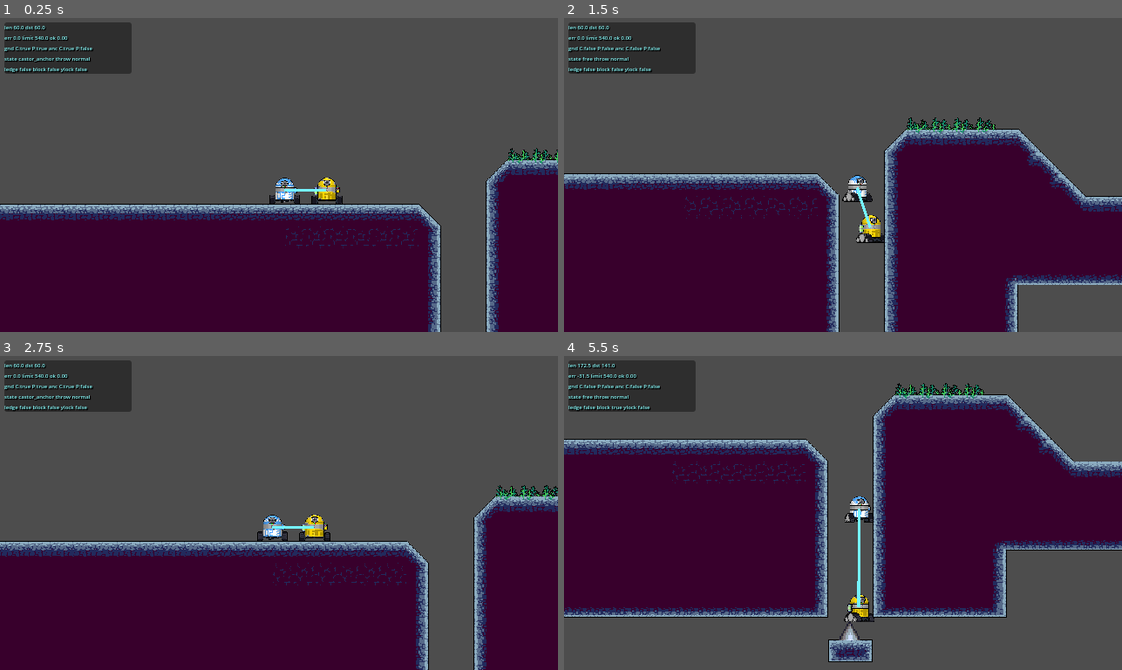
Above: before the commit, frames 1-4 (two rows, left to right).
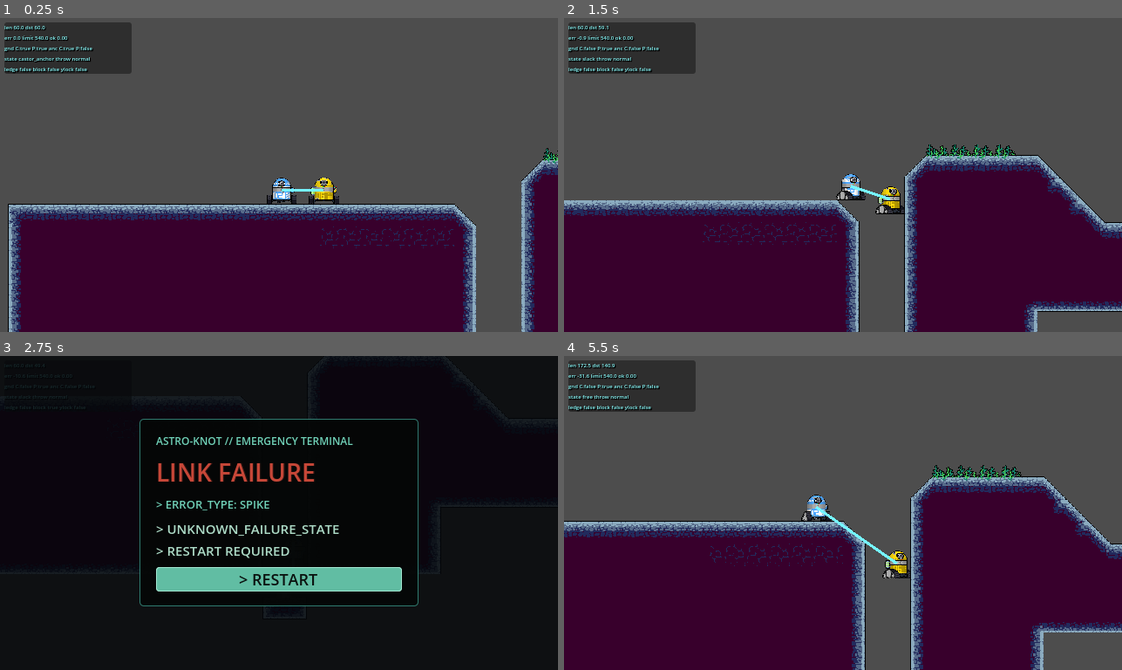
Above: after the commit, the same moments.

Repository: Bakwan-Company/Astro-Knot
Game: Godot game, scene res://levels/level_2/Level2.tscn
The game is run twice, just before and just after one commit, with the same random seed, the same clock (stepped at 60 frames per second) and the same inputs. This scene is started directly instead of the project's main scene.
Inputs (mouse positions are in pixels of both pictures, inside the frame that each line leads up to):
- Up to frame 1 (0.25 s): no input
- Up to frame 2 (1.5 s): tap Enter (ui_accept) at 0.5 s; hold S (aim_down) 0.53-1.28 s; hold D (move_right) from 0.53 s (still down); tap Space (jump) at 0.77 s; tap W (aim_up) at 1.35 s
- Up to frame 3 (2.75 s): tap Space (jump) at 1.52 s; release D (move_right) at 2 s; click (279, 578) at 2 s, where only the run before the commit has a clickable "> RESTART"
- Up to frame 4 (5.5 s): click (843, 578) at 2.75 s, where only the run after the commit has a clickable "> RESTART"; hold A (move_left) 3.53-4.28 s; hold F (interact) 3.53-4.28 s; hold D (move_right) from 4.28 s (still down); tap Q (reel_in) at 4.35 s; tap Space (jump) at 4.52, 5.27 s; hold E (reel_out) from 5.03 s (still down)

The runs differ from the first frame. In frame 1, 12% of the frame differs, in the area x 0-100%, y 41-100%; in frame 2, 20%; in frame 3, 99%, in the area x 0-100%, y 0-100%; in frame 4, 54%.

Commit message:
use updated door sprite on door scnee

Diff:
--- a/interactables/door/door.tscn
+++ b/interactables/door/door.tscn
@@ -6,7 +6,7 @@
 [ext_resource type="Texture2D" uid="uid://b38bour4sfmeh" path="res://asset/Interactables and Hazards/door_open.png" id="4_open"]
 
 [sub_resource type="RectangleShape2D" id="RectangleShape2D_door"]
-size = Vector2(25, 75)
+size = Vector2(32, 64)
 
 [sub_resource type="SpriteFrames" id="SpriteFrames_door"]
 animations = [{
@@ -59,7 +59,7 @@
 script = ExtResource("1_rixxk")
 
 [node name="CollisionShape2D" type="CollisionShape2D" parent="." unique_id=1187053215]
-position = Vector2(-3.5, -8.5)
+position = Vector2(0, -5)
 shape = SubResource("RectangleShape2D_door")
 
 [node name="AnimatedSprite2D" type="AnimatedSprite2D" parent="." unique_id=1713347493]
--- a/levels/level_2/Level2.tscn
+++ b/levels/level_2/Level2.tscn
@@ -148,10 +148,10 @@
 position = Vector2(1383, 499)
 
 [node name="Castor" parent="." unique_id=975424275 instance=ExtResource("1_ks41y")]
-position = Vector2(268, 21)
+position = Vector2(210, 23)
 
 [node name="Pollux" parent="." unique_id=1878608427 instance=ExtResource("2_747xn")]
-position = Vector2(172, 22)
+position = Vector2(118, 23)
 
 [node name="RopeManager" parent="." unique_id=709923073 node_paths=PackedStringArray("castor", "pollux") instance=ExtResource("3_hclcj")]
 castor = NodePath("../Castor")
@@ -170,16 +170,13 @@
 tile_set = SubResource("TileSet_a8vd6")
 
 [node name="Door1" parent="." unique_id=1073054213 instance=ExtResource("6_a8vd6")]
-position = Vector2(1011, 69)
+position = Vector2(1008, 69)
 
 [node name="SpikeHazard" parent="." unique_id=1397185794 instance=ExtResource("8_qvp8n")]
 position = Vector2(479, 345)
 
-[node name="Door3" parent="." unique_id=1346292779 instance=ExtResource("6_a8vd6")]
-position = Vector2(3257, 82)
-
 [node name="Door2" parent="." unique_id=2033424197 instance=ExtResource("6_a8vd6")]
-position = Vector2(1634, 292)
+position = Vector2(1631, 293)
 
 [node name="SpikeHazard3" parent="." unique_id=213412823 instance=ExtResource("8_qvp8n")]
 position = Vector2(1488, 504)
Binary file changed: asset/Interactables and Hazards/door_closed.png
Binary file changed: asset/Interactables and Hazards/door_halfopen.png
Binary file changed: asset/Interactables and Hazards/door_open.png
